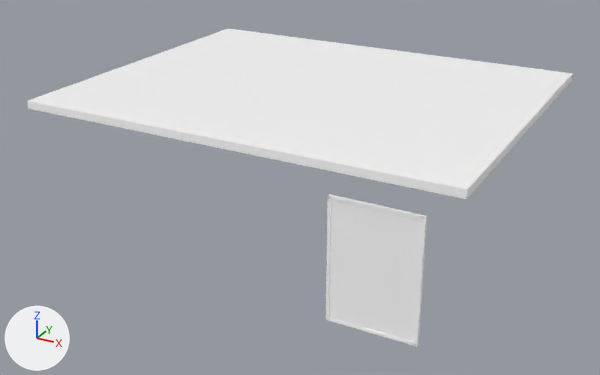
Before and after pictures for a commit that changed the glTF model public/assets/models/APARTMENT/balconyDoor02.gltf.
Before and after are seen from a 50 mm lens placed at (243.0, -462.0, 255.0), pointed at (-4.0, -13.0, 31.0). The axes (+X, +Y, +Z) are drawn at lower left. The lights are the same throughout. Where no turn or scale is listed for an object, it has been applied to the vertices.

In view in the first picture: 'balconyBase_geo1', 'balconyWindow2', 'construction11'.
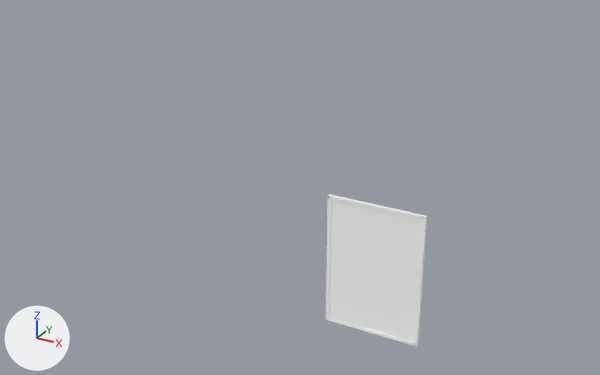
Pixel boxes [x1, y1, x2, y2] of what changed, in the pictures (600 x 375 px):
'balconyBase_geo1', deleted
    before: [27, 29, 573, 199]

The change, as a list of edits to the scene's bpy script:
```text
Remove ob_balconybase_geo1:
    ob_balconybase_geo1 = bpy.data.objects.new('balconyBase_geo1', me_balconybase_geo1shape)
    ob_balconybase_geo1.location = (0.0, 0.0, 0.0)
```
